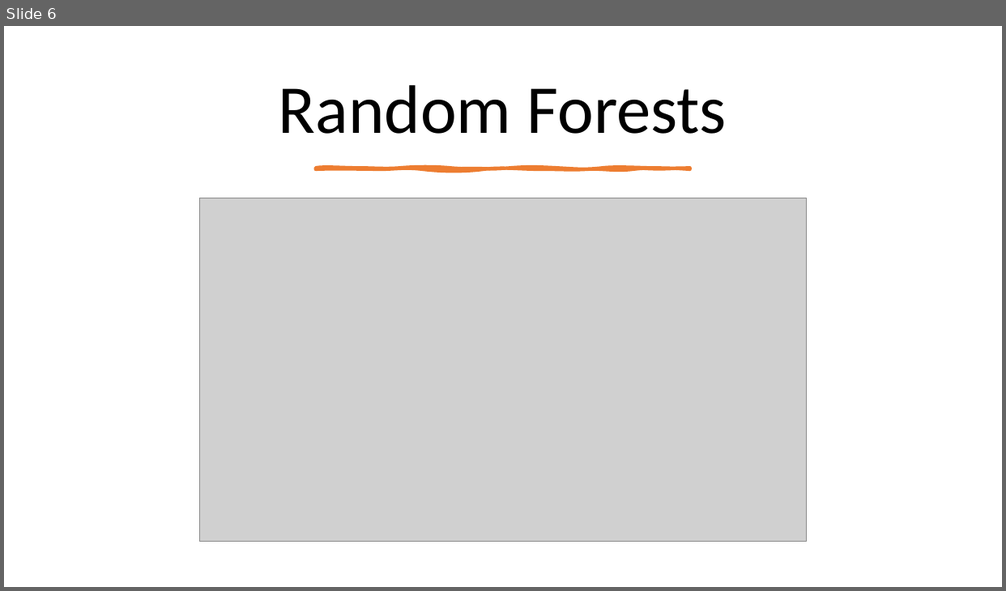
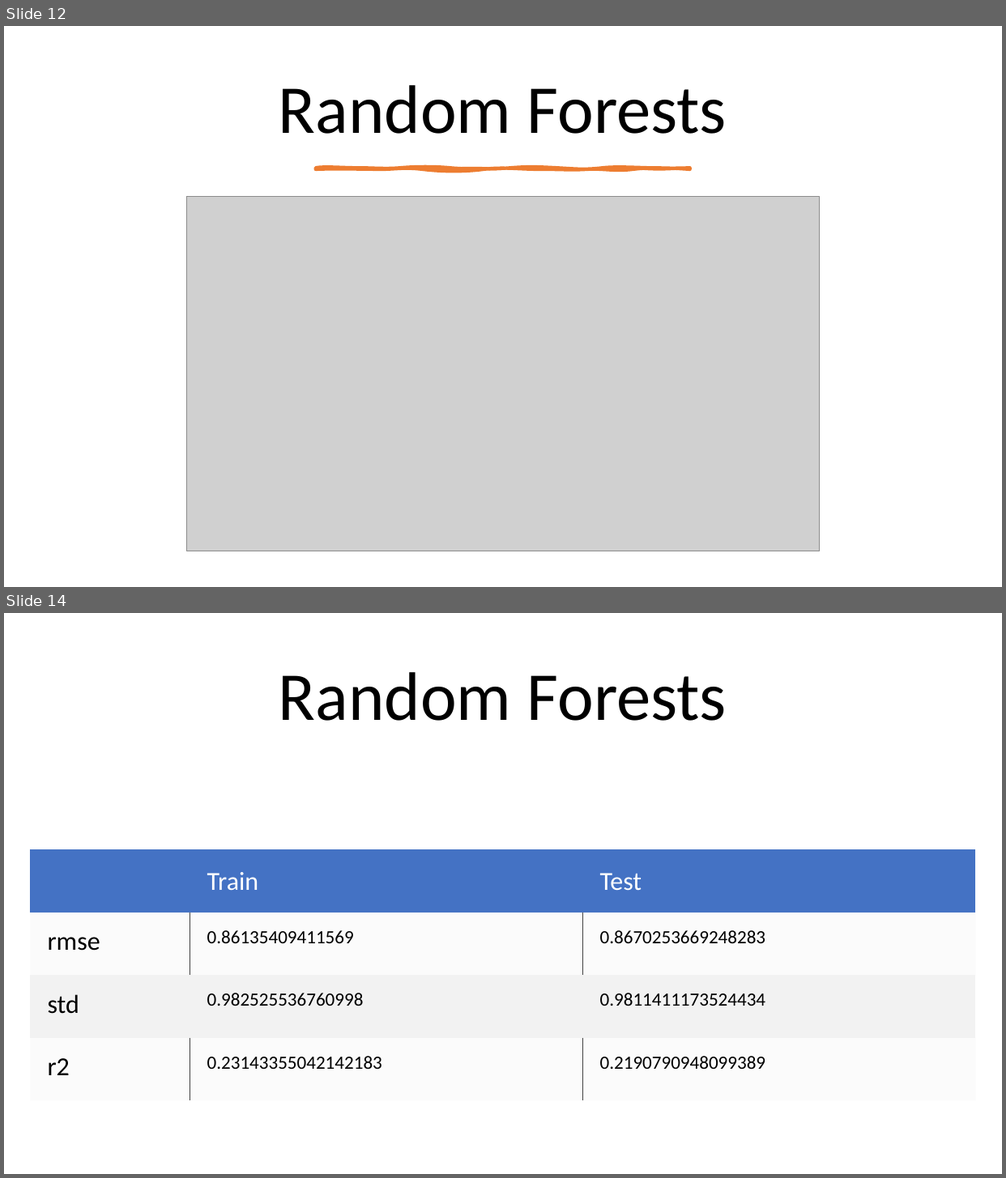
Before and after one commit to LiaCohn/clean-coasts, a slide deck: models/models.pptx. Shown one above the other, each under a label of ours: slide 6 before the commit, slides 12 and 14 after it; the slides between them are not shown. The pictures are 1006x591 and 1006x1178 pixels, drawn with LibreOffice and Linux fonts; fonts in the diff are those of the drawing; grey boxes stand for pictures. Boxes give left, top, right and bottom in pixels: in the first picture for what was removed or moved away, otherwise in the second. Text is boxed around its words. In the diff, an @@ line names an element or a change of style, - is before the commit and + after.

```diff
--- a/models/models.pptx
+++ b/models/models.pptx
@@ slide 14 added at [4, 613, 1002, 1174], background #FFFFFF @@
@@ title added at [279, 672, 727, 721], 66 pt, text #000000 @@
+Random Forests
@@ table added at [30, 850, 976, 1101], 4 rows, 3 columns @@
+ | Train | Test
+rmse | 0.86135409411569 | 0.8670253669248283
+std | 0.982525536760998 | 0.9811411173524434
+r2 | 0.23143355042142183 | 0.2190790948099389
@@ what was slide 6 is now slide 12 @@
@@ slide 12 changed as well @@
@@ picture: place and size @@
-picture at [200, 199, 807, 542]
+picture at [187, 197, 819, 552]
```
Also in this commit, not shown: 6 other slides changed, 8 other slides added, 7 other files.
